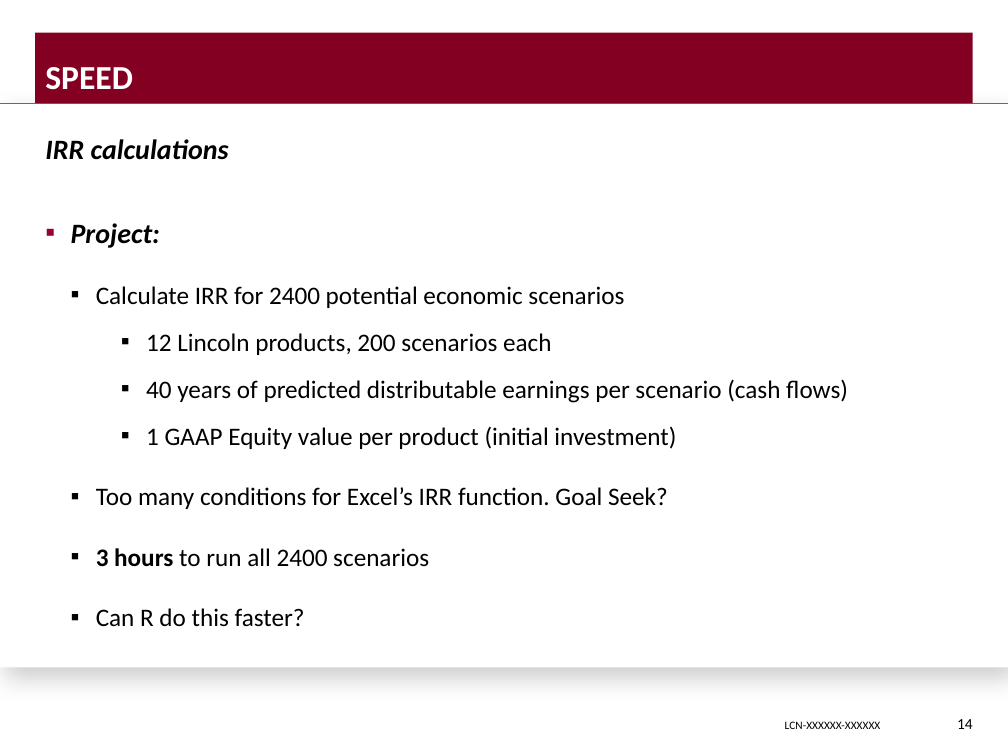
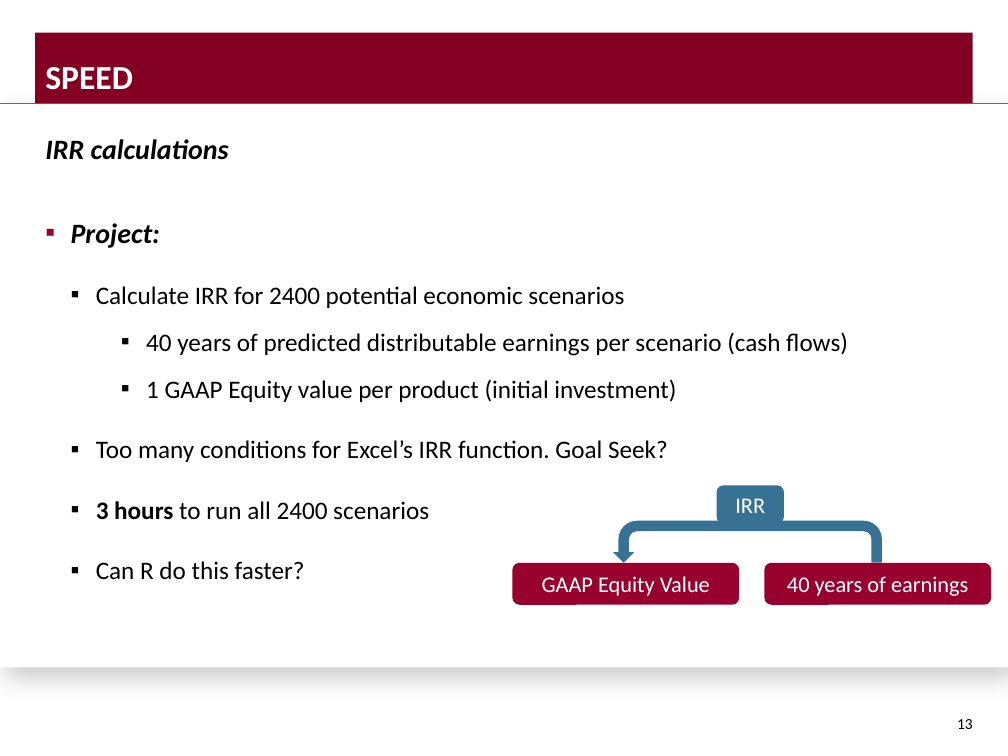
Before and after one commit to DavisVaughan/slides, a slide deck: slide 13 of final-presentation/final-presentation-davis-vaughan.pptx (slide 14 before the commit). Drawn at 1008x756 pixels with LibreOffice and Linux fonts; fonts in the diff are those of the drawing; background and template pictures are left out. Boxes give left, top, right and bottom in pixels: in the first picture for what was removed or moved away, otherwise in the second. Text is boxed around its words. In the diff, an @@ line names an element or a change of style, - is before the commit and + after.

```diff
--- a/final-presentation/final-presentation-davis-vaughan.pptx
+++ b/final-presentation/final-presentation-davis-vaughan.pptx
@@ text at (146, 333, 551, 355): paragraph removed @@
-      ▪ 12 Lincoln products, 200 scenarios each
@@ rounded rectangle added at (717, 486, 784, 524), fill #377193, 16 pt, text #FFFFFF @@
+IRR
@@ uturn arrow added at (613, 521, 882, 563), fill #377193 @@
@@ rounded rectangle added at (512, 562, 739, 605), fill #98002E, 16 pt, text #FFFFFF @@
+GAAP Equity Value
@@ rounded rectangle added at (764, 562, 991, 605), fill #98002E, 16 pt, text #FFFFFF @@
+40 years of earnings
@@ page number at (957, 719, 973, 729): text changed @@
-14
+13
@@ text removed at (785, 721, 881, 729) @@
-LCN-XXXXXX-XXXXXX
```
Also in this commit, not shown: 19 other slides changed, 1 slide added, 2 slides removed, 5 other files.
